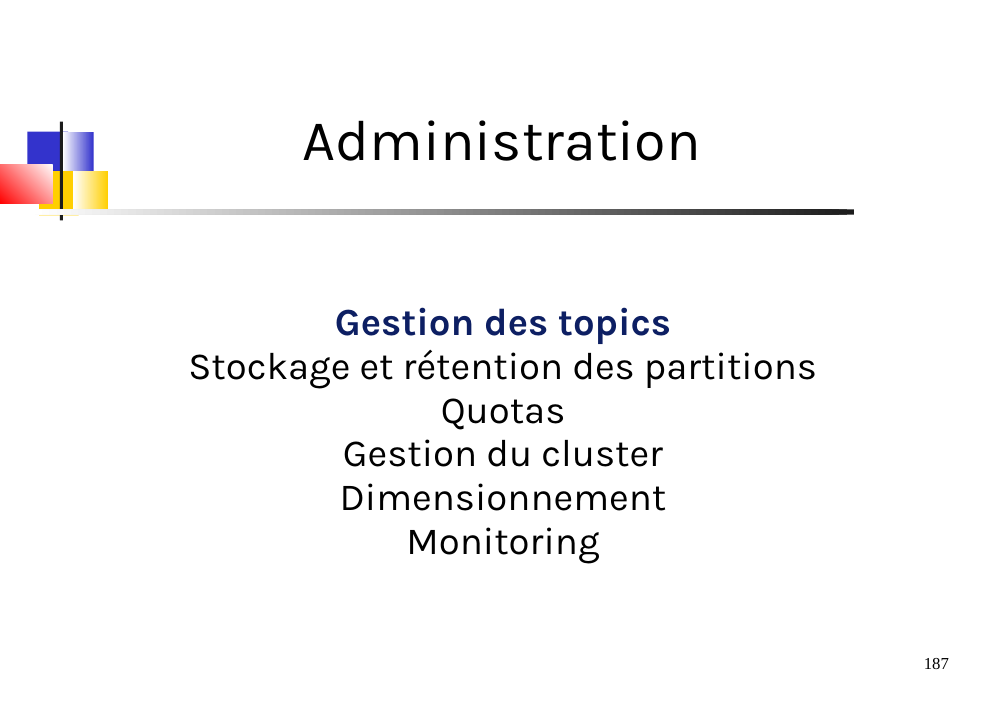
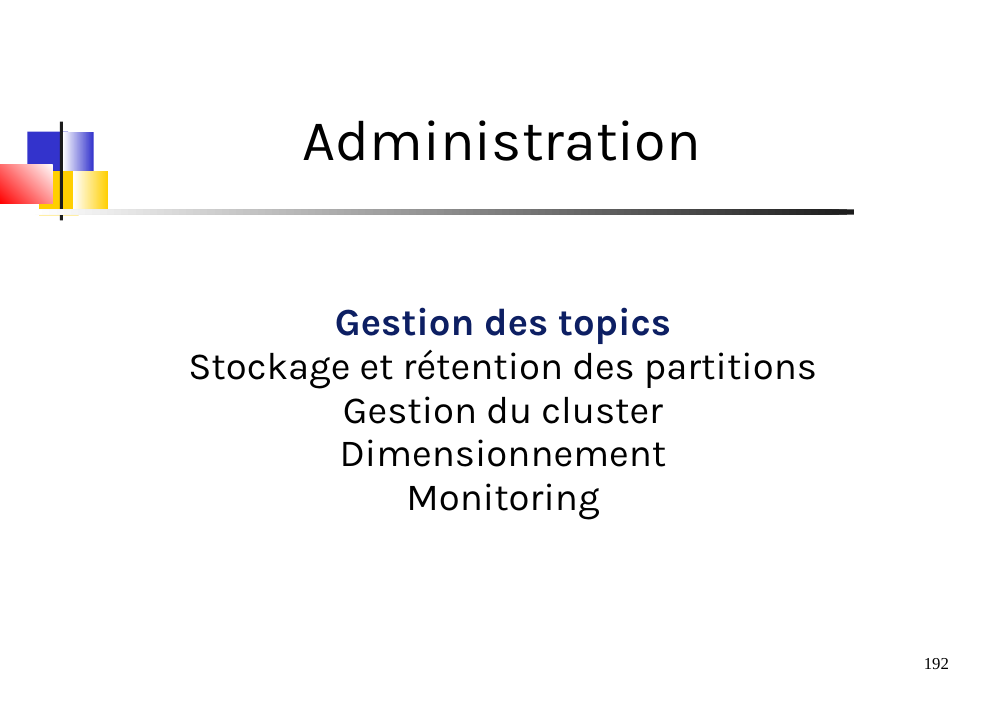
Before and after one commit to dthibau/kafka, a slide deck: slide 192 of KafkaAdmin.odp (slide 187 before the commit). Drawn at 1008x713 pixels with LibreOffice and Linux fonts; fonts in the diff are those of the drawing. Boxes give left, top, right and bottom in pixels: in the first picture for what was removed or moved away, otherwise in the second. Text is boxed around its words. In the diff, an @@ line names an element or a change of style, - is before the commit and + after.

```diff
--- a/KafkaAdmin.odp
+++ b/KafkaAdmin.odp
@@ subtitle at (441, 398, 566, 430): paragraph removed @@
-Quotas
@@ page number at (924, 658, 949, 669): text changed @@
-187
+192
```
Also in this commit, not shown: 3 other slides changed, 1 slide added, 1 slide removed, 15 other files.
